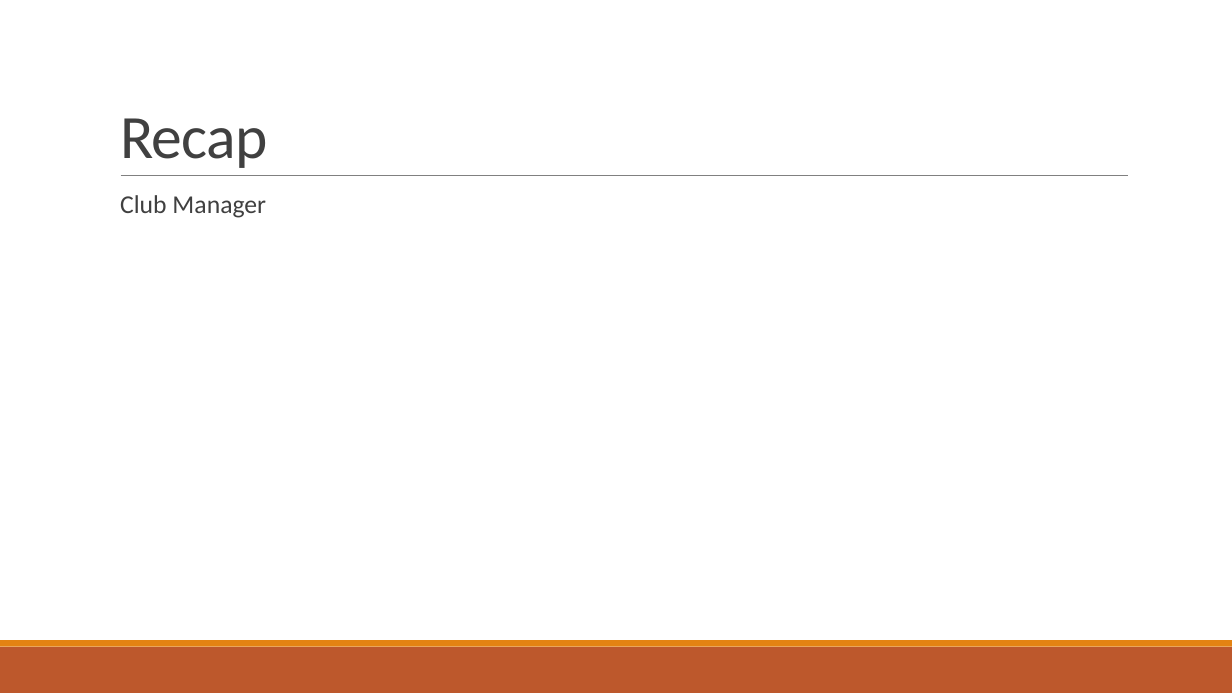
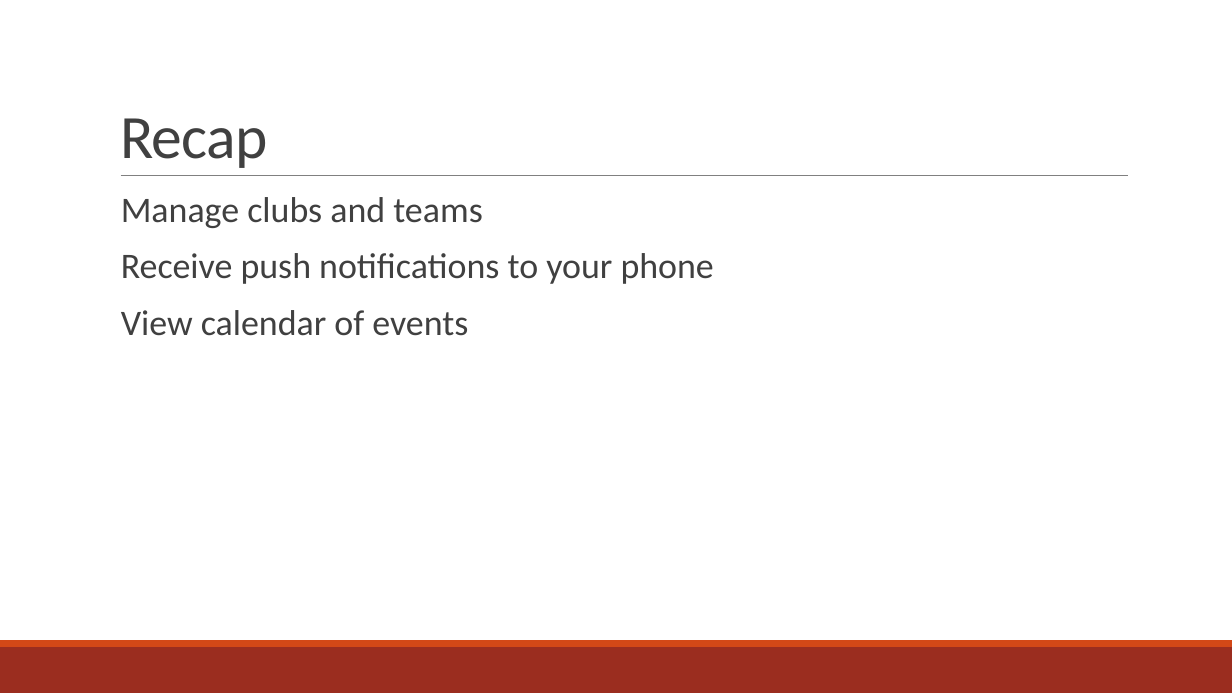
Before and after one commit to amgabriel45/CS495ClubStuff, a slide deck: slide 2 of Crimson Clubs (Design).pptx. Drawn at 1232x693 pixels with LibreOffice and Linux fonts; fonts in the diff are those of the drawing. Boxes give left, top, right and bottom in pixels: in the first picture for what was removed or moved away, otherwise in the second. Text is boxed around its words. In the diff, an @@ line names an element or a change of style, - is before the commit and + after.

Commit message:
Design Changes
Changed the color and made everything bigger so it should be able to be seen better during the presentation.

```diff
--- a/Crimson Clubs (Design).pptx
+++ b/Crimson Clubs (Design).pptx
@@ text at <box>121,197,714,336</box>: text changed; size 20 to 28 pt @@
-  Club Manager
+  Manage clubs and teams
+  Receive push notifications to your phone
+  View calendar of events
@@ rectangle at <box>0,647,1232,693</box>: fill #BD582C to #9B2D1F @@
@@ rectangle at <box>0,640,1232,647</box>: fill #E48312 to #D34817 @@
```
Also in this commit, not shown: 11 other slides changed.
